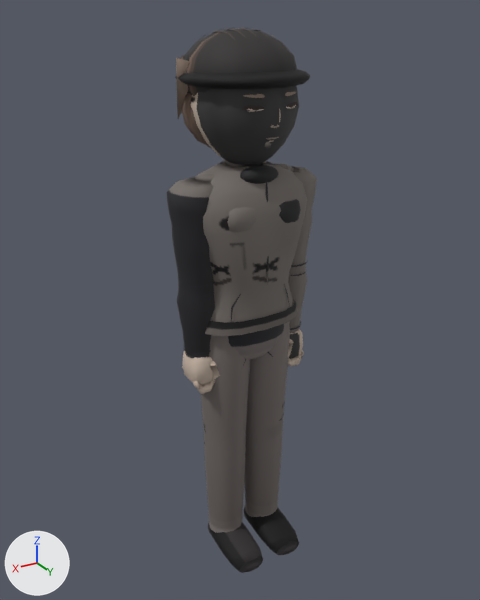
One commit to the glTF model assets/models/ratel_a.glb: the scene before it, then after it.
Camera for both pictures: a 50 mm camera at (1.137, 1.864, 1.96) aimed at (0.0, -0.031, 1.012). Lighting does not change. The marker at lower left points along +X, +Y and +Z. The older version comes first. Vertices at exactly the same position are counted once.

In view in the first picture: 'Body'.
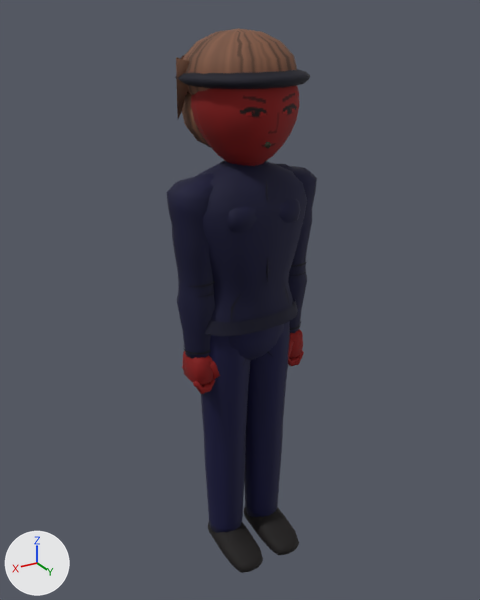
Where the change shows, as pixel boxes (x1, y1, x2, y2) in the pictures (480 x 600 px; the box of a moved part takes in the faces that stretch with it):
'Body', reshaped: before (167, 27, 317, 573); after (167, 28, 317, 573)
part 1 of me_mesh_0, deleted: before (242, 92, 298, 142)
part 2 of me_mesh_0, moved or reshaped: before (191, 27, 299, 184); after (191, 85, 300, 166)
part 3 of me_mesh_0, surface changed (grey to blue): (167, 28, 317, 573) in both

The edits, one by one:
me_mesh_0 is used by ob_body; location (0.0, 0.0, 0.0).
me_mesh_0 had 4371 vertices, 7790 faces and spanned x -0.28..0.28, y -0.22..0.22, z -0.02..1.92.
me_mesh_0 now has 3631 vertices, 6674 faces and spans x -0.28..0.28, y -0.22..0.22, z -0.02..1.92.
me_mesh_0 part 1: 14 loose pieces with 602 vertices, spanning x -0.1..0.1, y 0.15..0.18, z 1.6..1.75, are deleted.
me_mesh_0 part 2: 93 vertices moved from x -0.16..0.16, y -0.14..0.17, z 1.46..1.81 to x -0.16..0.16, y -0.14..0.17, z 1.47..1.81; 471 vertices removed from x -0.16..0.16, y -0.2..0.17, z 1.46..1.92; 333 vertices added at x -0.17..0.17, y -0.17..0.17, z 1.47..1.88.
me_mesh_0 part 3: 5731 kept faces spanning x -0.28..0.28, y -0.22..0.22, z -0.02..1.92 get new texture (UV) coordinates.
Other edits to the shape of me_mesh_0 do not show in these pictures.
